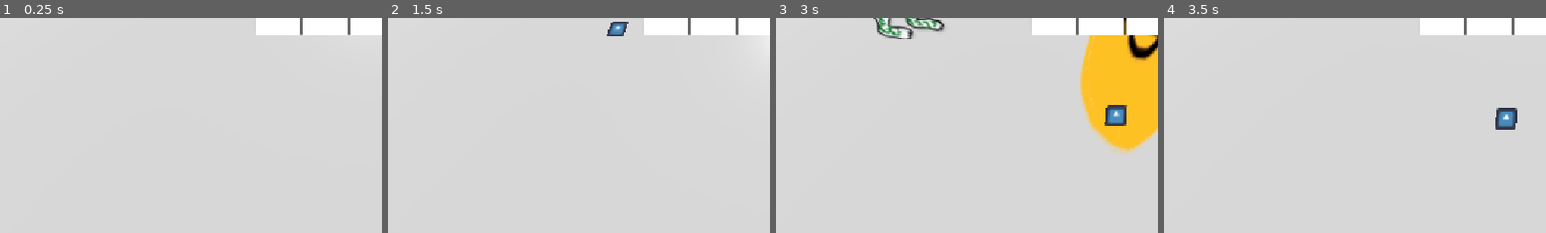
Above: before the commit, frames 1-4 (left to right).
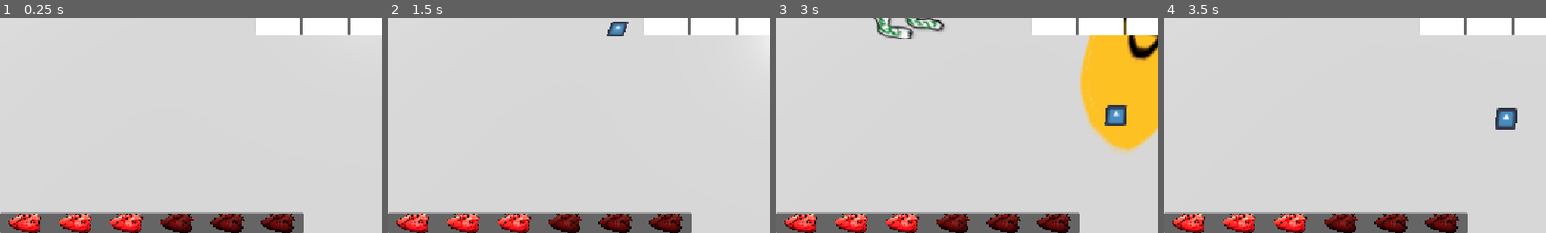
Above: after the commit, the same moments.

Repository: gmuGADIG/DEADSHOT
Game: Godot game, scene res://test_scenes/example_scene.tscn
Two runs of this game, one before a commit and one after it. Both use one fixed random seed, a clock stepped at 60 frames per second and the inputs below. This scene is started directly instead of the project's main scene. The engine's default icon, where the game draws it, is replaced by a stand-in: a white triangle on a blue panel in a dark square.
Inputs (mouse positions are % of the whole screen's width and height, from its top left):
- Up to frame 1 (0.25 s): no input
- Up to frame 2 (1.5 s): move the mouse to (72, 45) at 0.52 s; press the mouse at (72, 45) at 0.53 s; hold D (move_right) 0.53-1.28 s; move the mouse to (30, 55) at 1.27 s; release the mouse at (30, 55) at 1.28 s; hold S (move_down) from 1.28 s (still down); tap E (interact) at 1.35 s
- Up to frame 3 (3 s): move the mouse to (60, 28) at 2.02 s; release S (move_down) at 2.03 s; hold D (move_right) 2.03-2.78 s; tap Space (roll) at 2.1 s; move the mouse to (45, 70) at 2.77 s; hold W (move_up) from 2.78 s (still down); right-click (45, 70) at 2.85 s
- Up to frame 4 (3.5 s): keep holding W (move_up)
The pictures show only the part of the screen within x 0-50%, y 50-100%; the shares and areas given below are measured in that part.

The runs differ from the first frame. In frame 1, 7.8% of the frame differs, in the area x 0-80%, y 90-100%; in frame 2, 7.8%; in frame 3, 7.8%; in frame 4, 7.8%.
Error after the commit: Invalid access to property or key 'modulate' on a base object of type 'null instance'. (res://world/player/HUD/hud.gd:24)

Commit message:
Renamed hud nodes

Diff:
--- a/world/player/HUD/hud.tscn
+++ b/world/player/HUD/hud.tscn
@@ -17,10 +17,10 @@
 grow_horizontal = 2
 grow_vertical = 2
 script = ExtResource("1_cuqld")
-stamina_bar = NodePath("StaminaContainer/ProgressBar")
-stamina_container = NodePath("StaminaContainer")
+stamina_bar = NodePath("Hearts/ProgressBar")
+stamina_container = NodePath("Stamina")
 
-[node name="StaminaContainer" type="PanelContainer" parent="."]
+[node name="Hearts" type="PanelContainer" parent="."]
 custom_minimum_size = Vector2(0, 30)
 layout_mode = 1
 anchors_preset = 2
@@ -30,51 +30,51 @@
 offset_right = 458.0
 grow_vertical = 0
 
-[node name="HBoxContainer" type="HBoxContainer" parent="StaminaContainer"]
+[node name="HBoxContainer" type="HBoxContainer" parent="Hearts"]
 layout_mode = 2
 theme_override_constants/separation = 0
 alignment = 1
 
-[node name="TextureRect" type="TextureRect" parent="StaminaContainer/HBoxContainer"]
+[node name="TextureRect" type="TextureRect" parent="Hearts/HBoxContainer"]
 modulate = Color(3.8789892, 3.8789892, 3.8789892, 1)
 layout_mode = 2
 size_flags_horizontal = 3
 texture = ExtResource("2_cuqld")
 expand_mode = 1
 
-[node name="TextureRect2" type="TextureRect" parent="StaminaContainer/HBoxContainer"]
+[node name="TextureRect2" type="TextureRect" parent="Hearts/HBoxContainer"]
 modulate = Color(3.8789892, 3.8789892, 3.8789892, 1)
 layout_mode = 2
 size_flags_horizontal = 3
 texture = ExtResource("2_cuqld")
 expand_mode = 1
 
-[node name="TextureRect3" type="TextureRect" parent="StaminaContainer/HBoxContainer"]
+[node name="TextureRect3" type="TextureRect" parent="Hearts/HBoxContainer"]
 modulate = Color(3.8789892, 3.8789892, 3.8789892, 1)
 layout_mode = 2
 size_flags_horizontal = 3
 texture = ExtResource("2_cuqld")
 expand_mode = 1
 
-[node name="TextureRect4" type="TextureRect" parent="StaminaContainer/HBoxContainer"]
+[node name="TextureRect4" type="TextureRect" parent="Hearts/HBoxContainer"]
 layout_mode = 2
 size_flags_horizontal = 3
 texture = ExtResource("2_cuqld")
 expand_mode = 1
 
-[node name="TextureRect5" type="TextureRect" parent="StaminaContainer/HBoxContainer"]
+[node name="TextureRect5" type="TextureRect" parent="Hearts/HBoxContainer"]
 layout_mode = 2
 size_flags_horizontal = 3
 texture = ExtResource("2_cuqld")
 expand_mode = 1
 
-[node name="TextureRect6" type="TextureRect" parent="StaminaContainer/HBoxContainer"]
+[node name="TextureRect6" type="TextureRect" parent="Hearts/HBoxContainer"]
 layout_mode = 2
 size_flags_horizontal = 3
 texture = ExtResource("2_cuqld")
 expand_mode = 1
 
-[node name="ProgressBar" type="ProgressBar" parent="StaminaContainer"]
+[node name="ProgressBar" type="ProgressBar" parent="Hearts"]
 visible = false
 layout_mode = 2
 size_flags_vertical = 1
@@ -101,7 +101,7 @@
 layout_mode = 2
 text = "Ammo Count"
 
-[node name="PanelContainer" type="PanelContainer" parent="."]
+[node name="Meat" type="PanelContainer" parent="."]
 layout_mode = 1
 anchors_preset = 1
 anchor_left = 1.0
@@ -110,14 +110,14 @@
 offset_bottom = 133.0
 grow_horizontal = 0
 
-[node name="VBoxContainer" type="VBoxContainer" parent="PanelContainer"]
+[node name="VBoxContainer" type="VBoxContainer" parent="Meat"]
 layout_mode = 2
 
-[node name="Label" type="Label" parent="PanelContainer/VBoxContainer"]
+[node name="Label" type="Label" parent="Meat/VBoxContainer"]
 layout_mode = 2
 text = "Meat"
 
-[node name="PanelContainer3" type="PanelContainer" parent="."]
+[node name="Stamina" type="PanelContainer" parent="."]
 layout_mode = 1
 anchors_preset = 8
 anchor_left = 0.5
@@ -131,20 +131,20 @@
 grow_horizontal = 2
 grow_vertical = 2
 
-[node name="HBoxContainer" type="HBoxContainer" parent="PanelContainer3"]
+[node name="HBoxContainer" type="HBoxContainer" parent="Stamina"]
 layout_mode = 2
 
-[node name="TextureRect" type="TextureRect" parent="PanelContainer3/HBoxContainer"]
+[node name="TextureRect" type="TextureRect" parent="Stamina/HBoxContainer"]
 layout_mode = 2
 size_flags_horizontal = 3
 texture = SubResource("CanvasTexture_swyvw")
 
-[node name="TextureRect2" type="TextureRect" parent="PanelContainer3/HBoxContainer"]
+[node name="TextureRect2" type="TextureRect" parent="Stamina/HBoxContainer"]
 layout_mode = 2
 size_flags_horizontal = 3
 texture = SubResource("CanvasTexture_y8wca")
 
-[node name="TextureRect3" type="TextureRect" parent="PanelContainer3/HBoxContainer"]
+[node name="TextureRect3" type="TextureRect" parent="Stamina/HBoxContainer"]
 layout_mode = 2
 size_flags_horizontal = 3
 texture = SubResource("CanvasTexture_52oqe")
